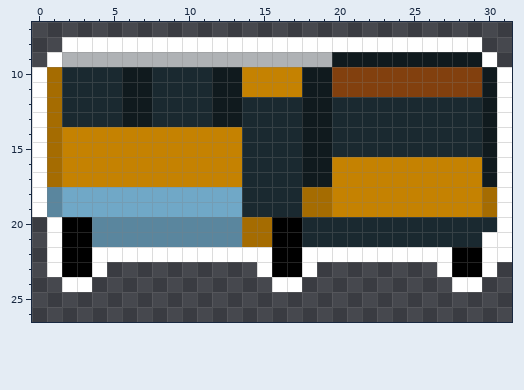
Edited in one commit: pixel-art sprite (app/src/static/bus_old.png). Above is the file before it was changed.
The file is 32x32 pixels. Shown: x 0..31, y 7..26.
And afterwards:
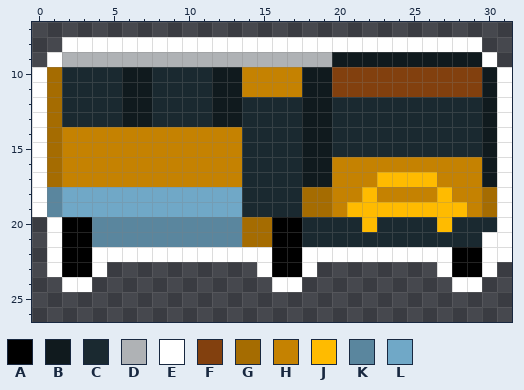
Palette (. is transparent): A #000000  B #101a1e  C #1a2930  D #afb2b5  E #ffffff  F #82400e  G #a56c01  H #c58201  J #ffbb00  K #5a869e  L #70a8c7
From the commit log: Added bus route shapes and nicer old buses
Changes in this commit:
{"y":17,"x":23,"old":"HHHH","new":"JJJJ"}
{"y":18,"x":22,"old":"H","new":"J"}
{"y":18,"x":27,"old":"H","new":"J"}
{"y":19,"x":21,"old":"HHHHHHHH","new":"JJJJJJJJ"}
{"y":20,"x":22,"old":"C","new":"J"}
{"y":20,"x":27,"old":"C","new":"J"}
{"label":"changed","picture_box":[347,172,467,232]}
